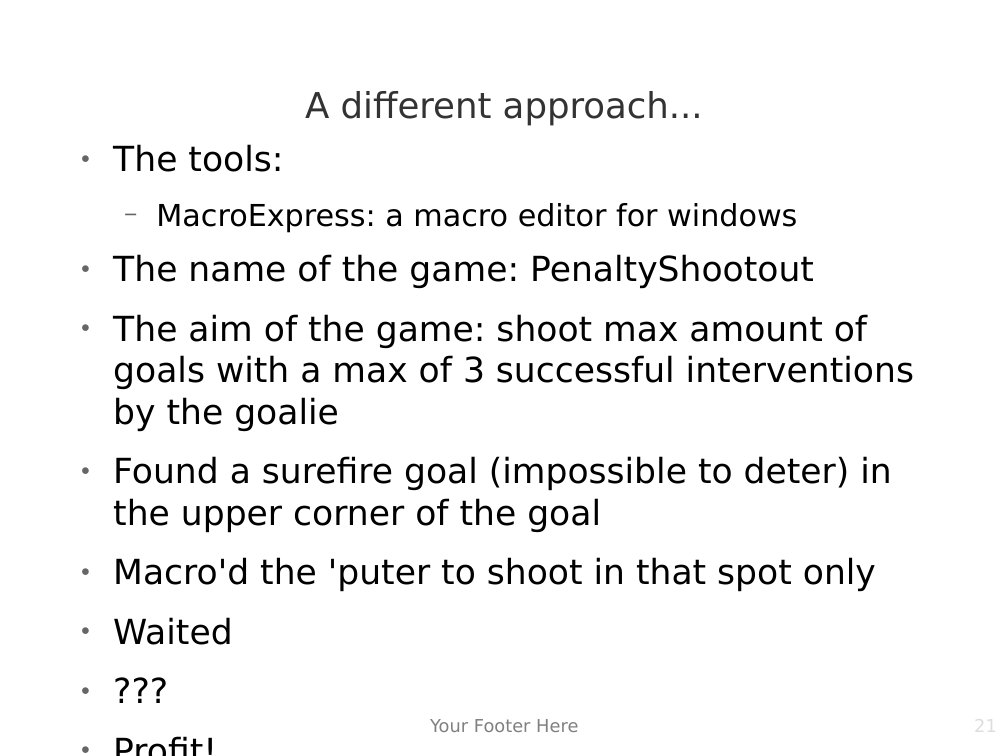
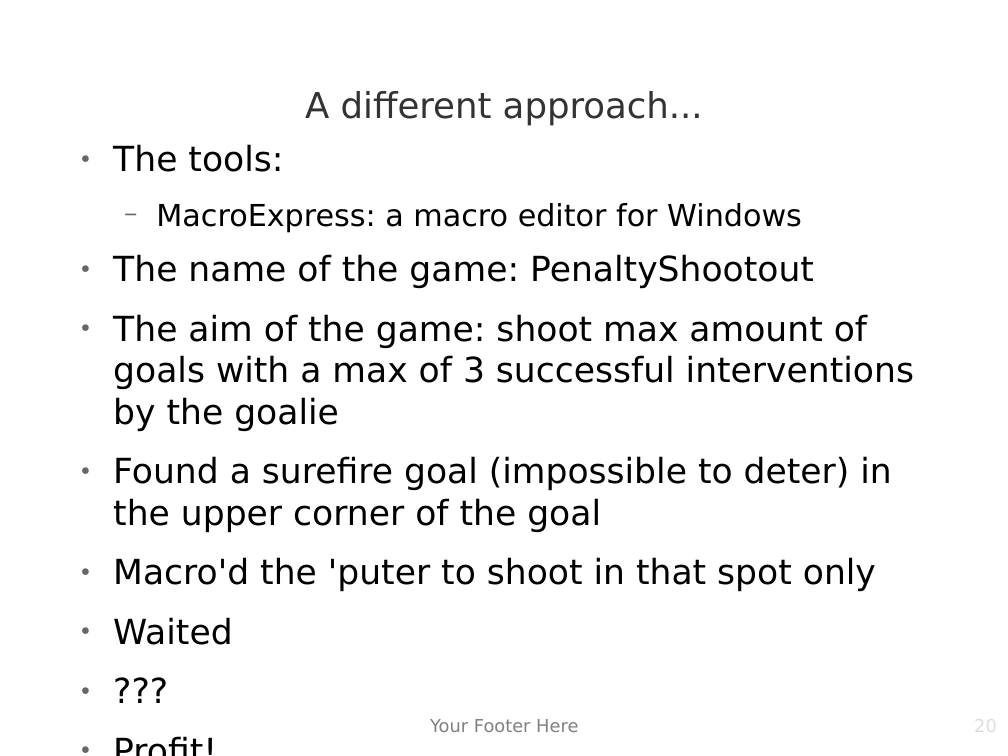
Before and after one commit to matiasw/disobey.fi-presentation, a slide deck: slide 20 of presis.odp (slide 21 before the commit). Drawn at 1008x756 pixels with LibreOffice and Linux fonts; fonts in the diff are those of the drawing; background and template pictures are left out. Boxes give left, top, right and bottom in pixels: in the first picture for what was removed or moved away, otherwise in the second. Text is boxed around its words. In the diff, an @@ line names an element or a change of style, - is before the commit and + after.

```diff
--- a/presis.odp
+++ b/presis.odp
@@ text at box(156, 203, 802, 233): text changed @@
-  − MacroExpress: a macro editor for windows
+  − MacroExpress: a macro editor for Windows
@@ page number at box(763, 715, 998, 756): text changed @@
-21
+20
```
Also in this commit, not shown: 15 other slides changed, 1 slide removed.
